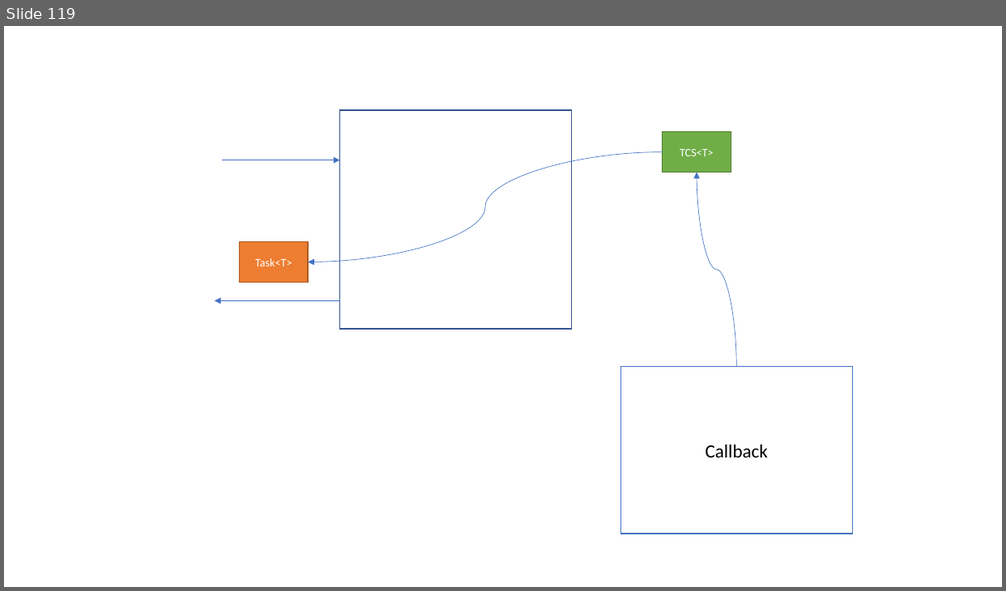
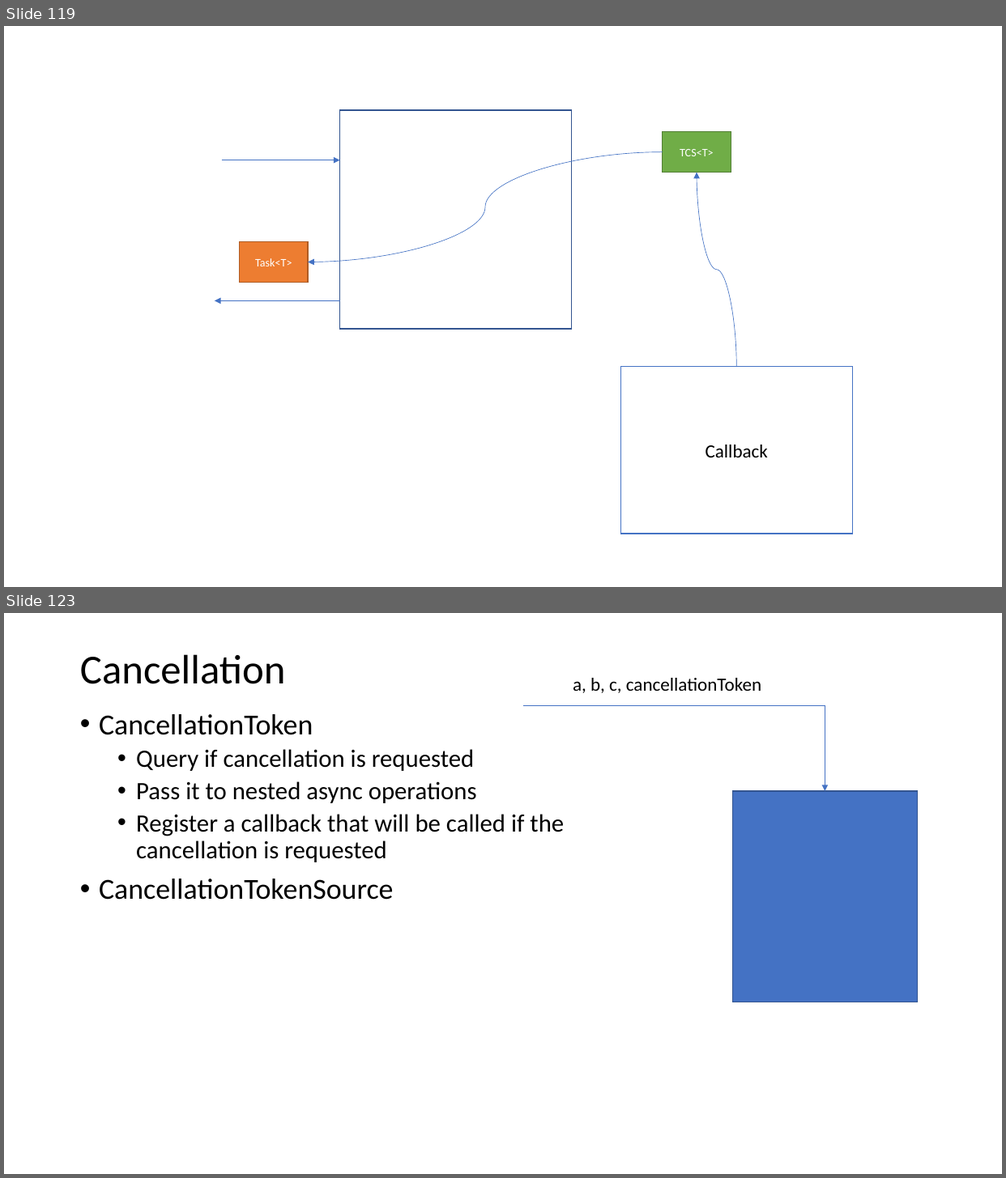
Before and after one commit to isel-leic-pc/s2021v-li51n, a slide deck: docs/threads.pptx. Shown one above the other, each under a label of ours: slide 119 before the commit, slides 119 and 123 after it; the slides between them are not shown. The pictures are 1006x591 and 1006x1178 pixels, drawn with LibreOffice and Linux fonts; fonts in the diff are those of the drawing. Boxes give left, top, right and bottom in pixels: in the first picture for what was removed or moved away, otherwise in the second. Text is boxed around its words. In the diff, an @@ line names an element or a change of style, - is before the commit and + after.

```diff
--- a/docs/threads.pptx
+++ b/docs/threads.pptx
@@ slide 123 added at [4,613,1002,1174], background #FFFFFF @@
@@ title added at [80,654,286,684], 39.6 pt, text #000000 @@
+Cancellation
@@ text added at [573,678,761,693], 18 pt, text #000000 @@
+a, b, c, cancellationToken
@@ elbow arrow added from (522, 706) to (825, 791), #4472C4 0.5 pt @@
@@ text added at [99,714,564,900], 24 pt, text #000000 @@
+• CancellationToken
+  • Query if cancellation is requested
+  • Pass it to nested async operations
+  • Register a callback that will be called if the cancellation is requested
+• CancellationTokenSource
@@ rectangle added at [732,791,918,1003], fill #4472C4, outline #325491 1 pt @@
```
Also in this commit, not shown: 6 other slides added, 4 other files.
